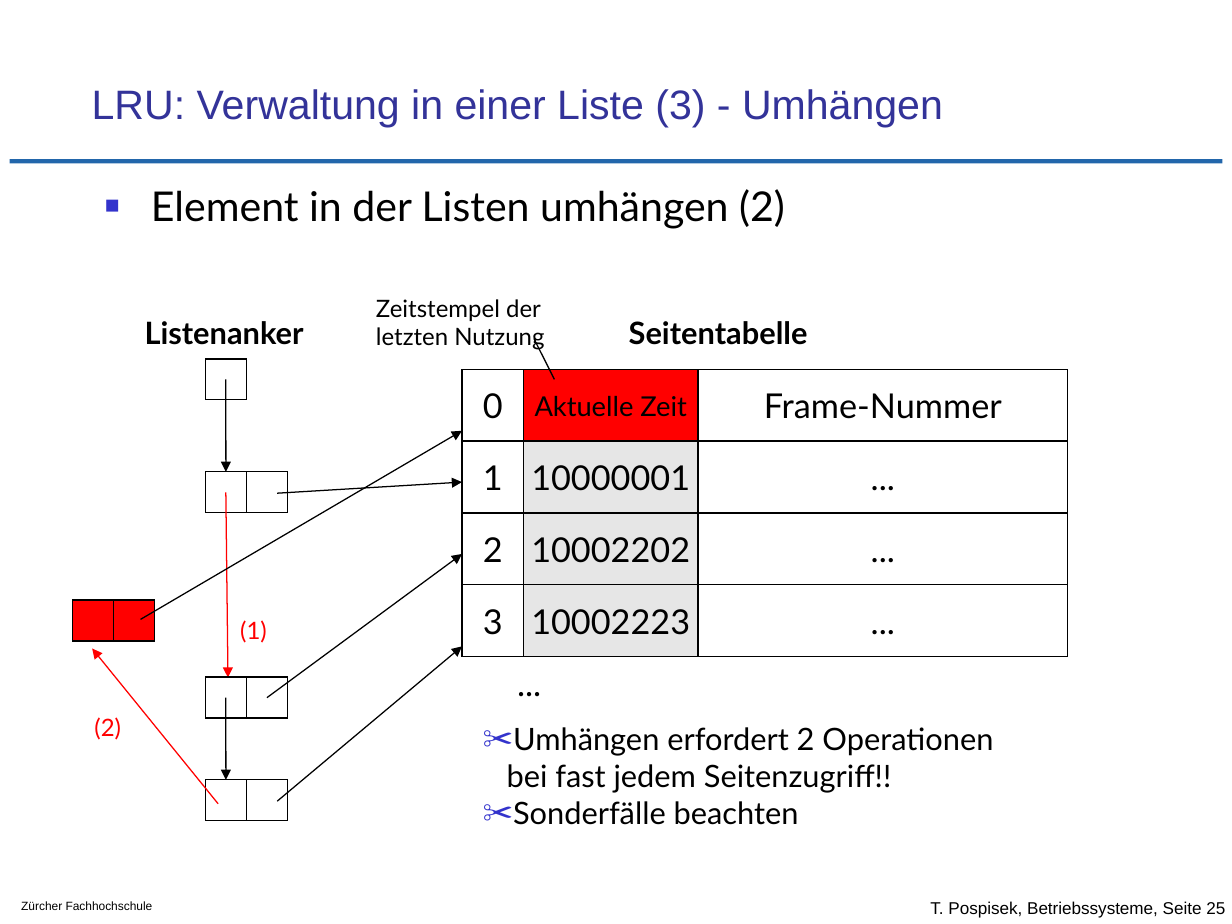
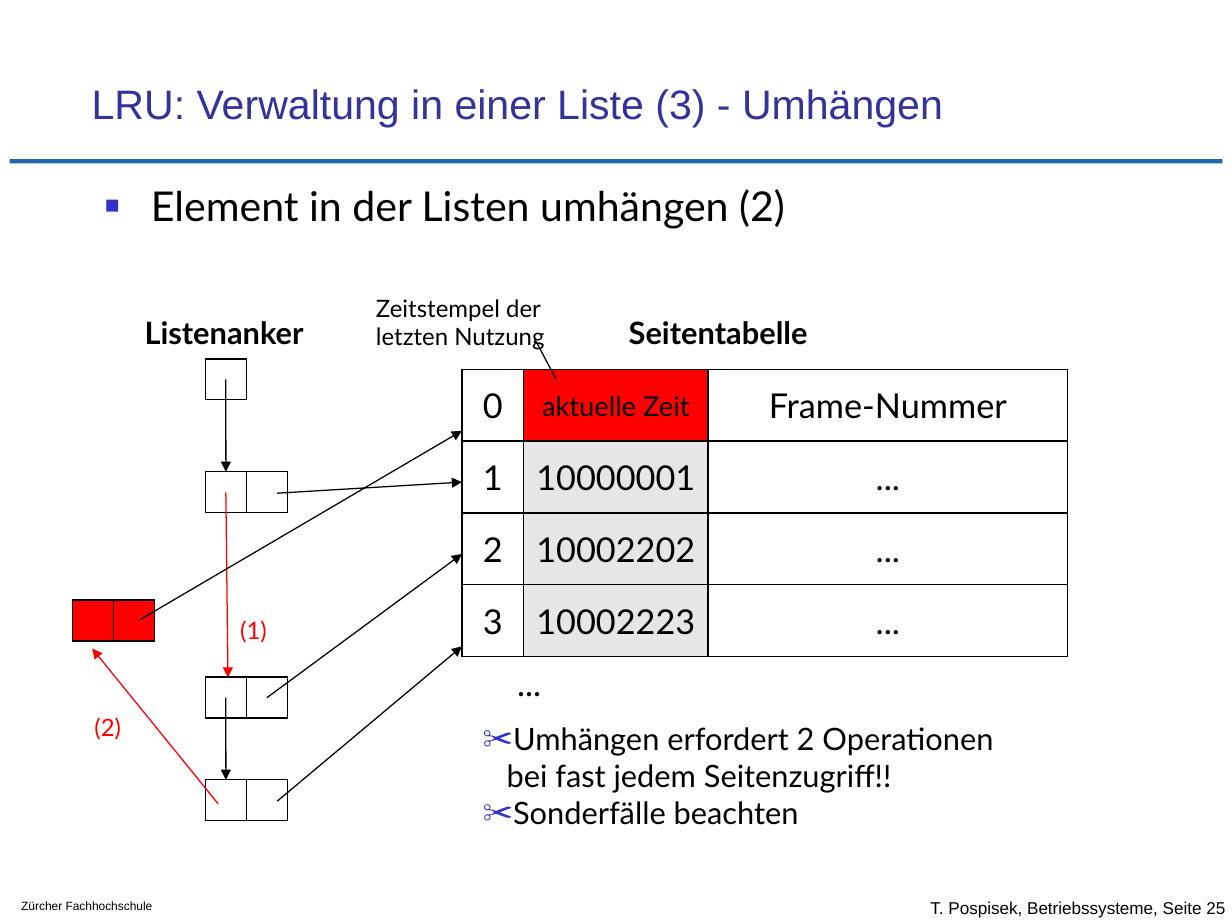
Before and after one commit to tpo/betriebssysteme, a slide deck: slide 25 of 11_Speicherverwaltung_Strategien.odp. Drawn at 1232x924 pixels with LibreOffice and Linux fonts; fonts in the diff are those of the drawing; background and template pictures are left out. Boxes give left, top, right and bottom in pixels: in the first picture for what was removed or moved away, otherwise in the second. Text is boxed around its words. In the diff, an @@ line names an element or a change of style, - is before the commit and + after.

```diff
--- a/11_Speicherverwaltung_Strategien.odp
+++ b/11_Speicherverwaltung_Strategien.odp
@@ rectangle "aktuelle Zeit": place and size @@
-rectangle "aktuelle Zeit" at (524, 370, 699, 441)
+rectangle "aktuelle Zeit" at (524, 370, 708, 441)
@@ rectangle "Frame-Nummer": place and size @@
-rectangle "Frame-Nummer" at (699, 370, 1068, 441)
+rectangle "Frame-Nummer" at (708, 370, 1068, 441)
@@ text in rectangle at (542, 396, 689, 417): text changed @@
-Aktuelle Zeit
+aktuelle Zeit
@@ rectangle "10000001": place and size @@
-rectangle "10000001" at (524, 441, 699, 513)
+rectangle "10000001" at (524, 441, 708, 513)
@@ rectangle "...": place and size @@
-rectangle "..." at (699, 441, 1068, 513)
+rectangle "..." at (708, 441, 1068, 513)
@@ rectangle "10002202": place and size @@
-rectangle "10002202" at (524, 513, 699, 584)
+rectangle "10002202" at (524, 513, 708, 584)
@@ rectangle "...": place and size @@
-rectangle "..." at (699, 513, 1068, 584)
+rectangle "..." at (708, 513, 1068, 584)
@@ rectangle "10002223": place and size @@
-rectangle "10002223" at (524, 585, 699, 657)
+rectangle "10002223" at (524, 585, 708, 657)
@@ rectangle "...": place and size @@
-rectangle "..." at (699, 585, 1068, 657)
+rectangle "..." at (708, 585, 1068, 657)
```
Also in this commit, not shown: 4 other slides changed.
